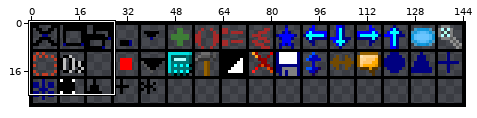
A sprite sheet gets an edit: Delivery/studio/bitmaps/png/icon_matrix_8.png. Above, an overview of the earlier version with the close-up marked.
Close-up. Before:
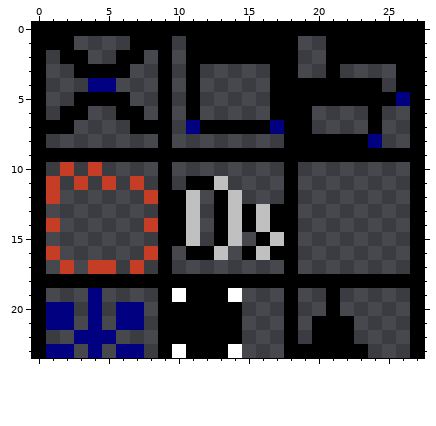
The file is 145x28 pixels. Colours within 5 levels of each other are drawn and written as one. Shown: x 0..27, y 0..23.
After the commit:
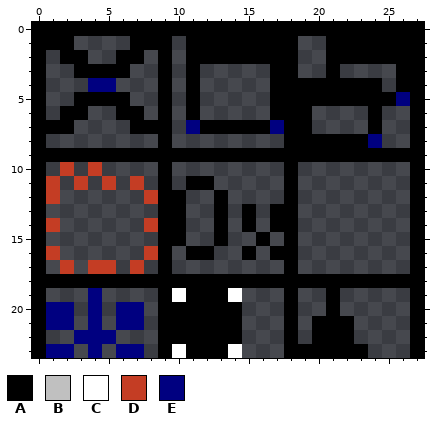
Palette (. is transparent): A #000000  B #c0c0c0  C #ffffff  D #c43d24  E #000080
Edits made:
Colour B is gone in row 11 at x 13; in row 12 at x 11 and 14; in rows 13 to 14 at x 11, 14 and 16; in row 15 at x 11, 14 and 17; in row 16 at x 13 and 16.
Where, in picture pixels (left, top, right, bottom), the same in both close-ups:
erased: (186, 176, 284, 260)
